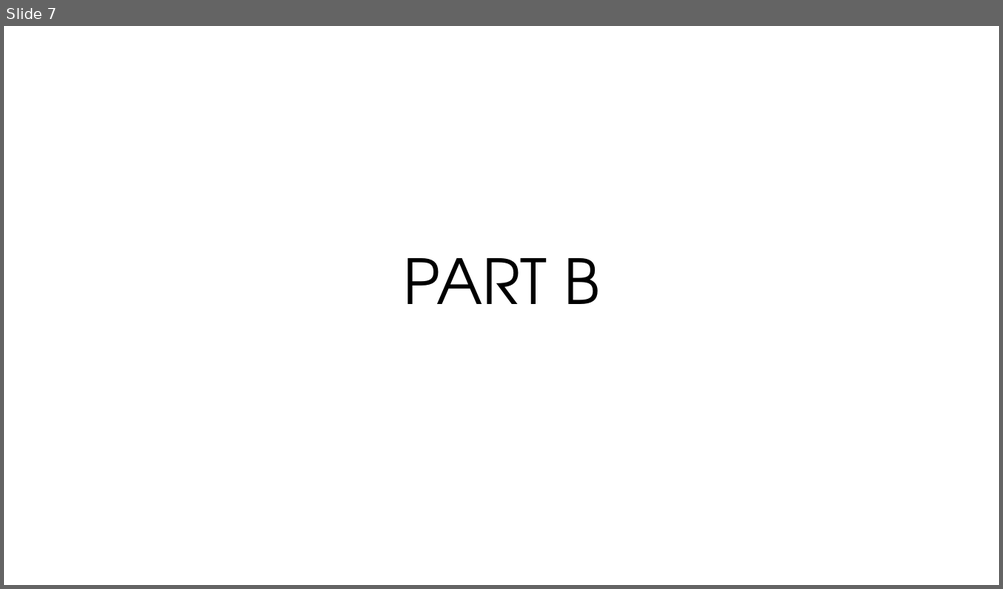
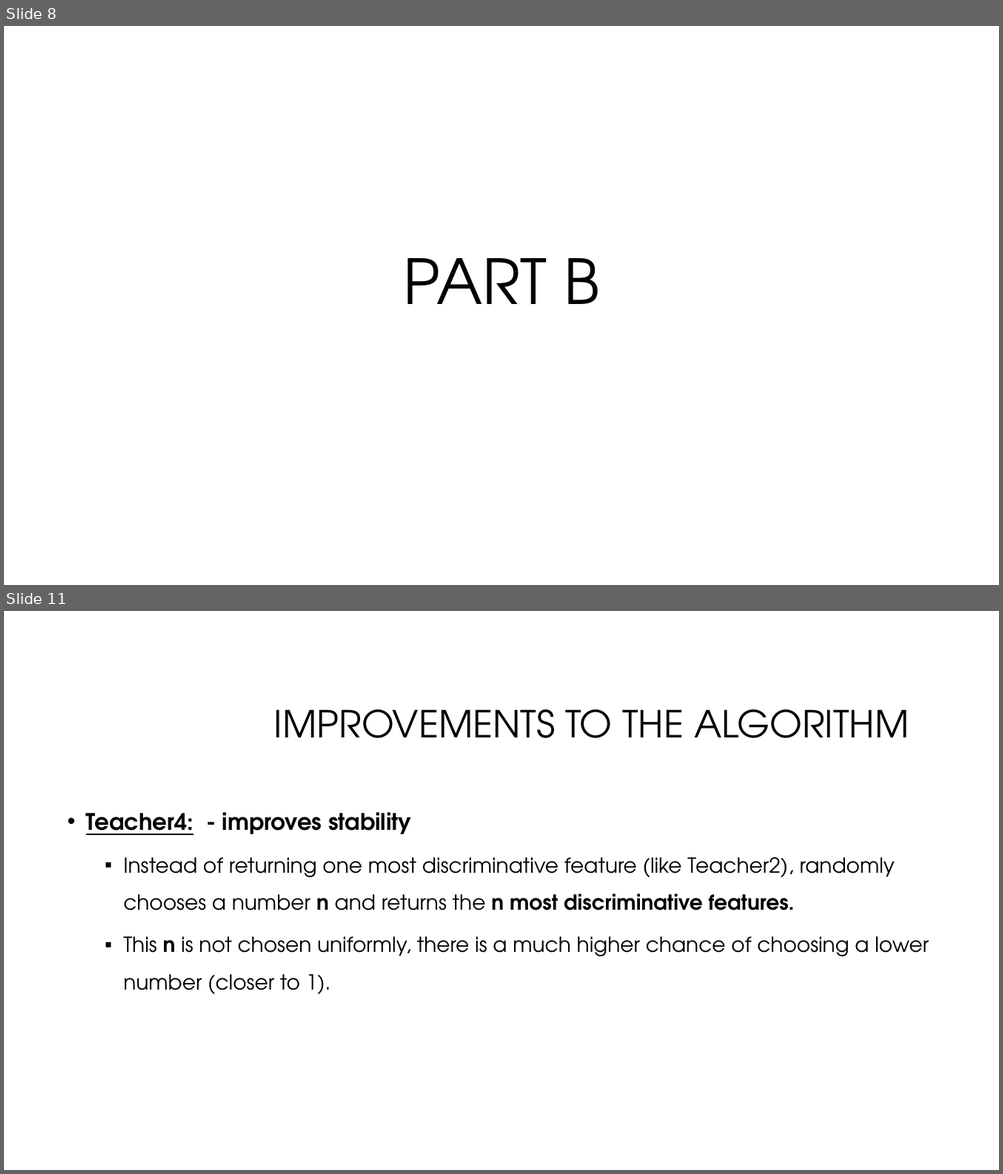
Before and after one commit to nivyosef12/Data-Analysis-Learning-with-Explanations, a slide deck: data_analysis_presentation_206100968_311128847.pptx. Shown one above the other, each under a label of ours: slide 7 before the commit, slides 8 and 11 after it; the slides between them are not shown. The pictures are 1003x589 and 1003x1174 pixels, drawn with LibreOffice and Linux fonts; fonts in the diff are those of the drawing; background and template pictures are left out. Boxes give left, top, right and bottom in pixels: in the first picture for what was removed or moved away, otherwise in the second. Text is boxed around its words. In the diff, an @@ line names an element or a change of style, - is before the commit and + after.

```diff
--- a/data_analysis_presentation_206100968_311128847.pptx
+++ b/data_analysis_presentation_206100968_311128847.pptx
@@ slide 11 added at (x1=4, y1=611, x2=999, y2=1170), background #FFFFFF @@
@@ title added at (x1=274, y1=709, x2=908, y2=738), 36 pt, text #000000 @@
+IMPROVEMENTS TO THE ALGORITHM
@@ text added at (x1=86, y1=812, x2=928, y2=994), 20 pt, text #000000 @@
+• Teacher4: - improves stability
+  ▪ Instead of returning one most discriminative feature (like Teacher2), randomly chooses a number n and returns the n most discriminative features.
+  ▪ This n is not chosen uniformly, there is a much higher chance of choosing a lower number (closer to 1).
@@ what was slide 7 is now slide 8 @@
```
Also in this commit, not shown: 5 slides changed, 6 other slides added, 1 slide removed.
